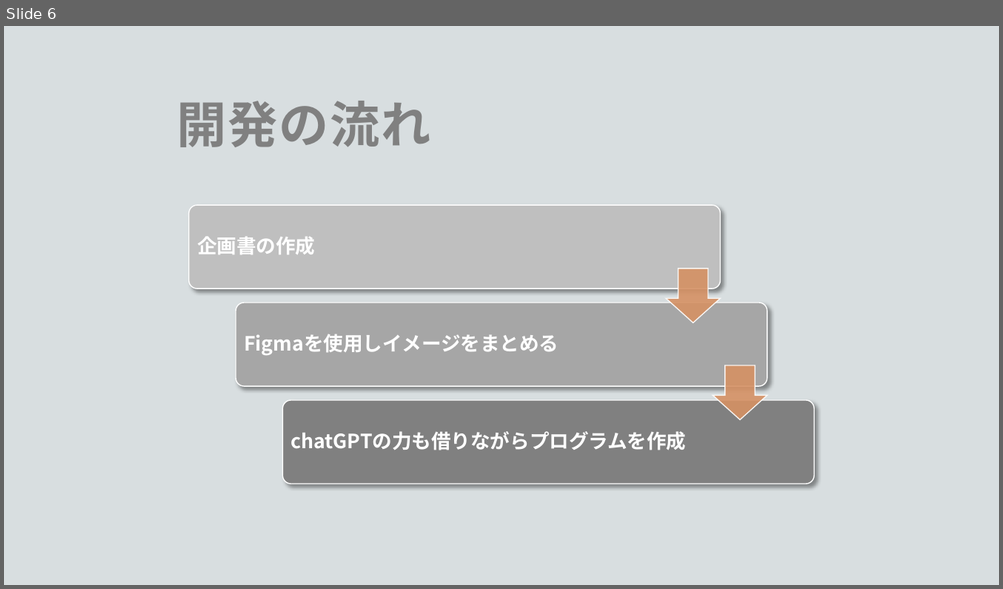
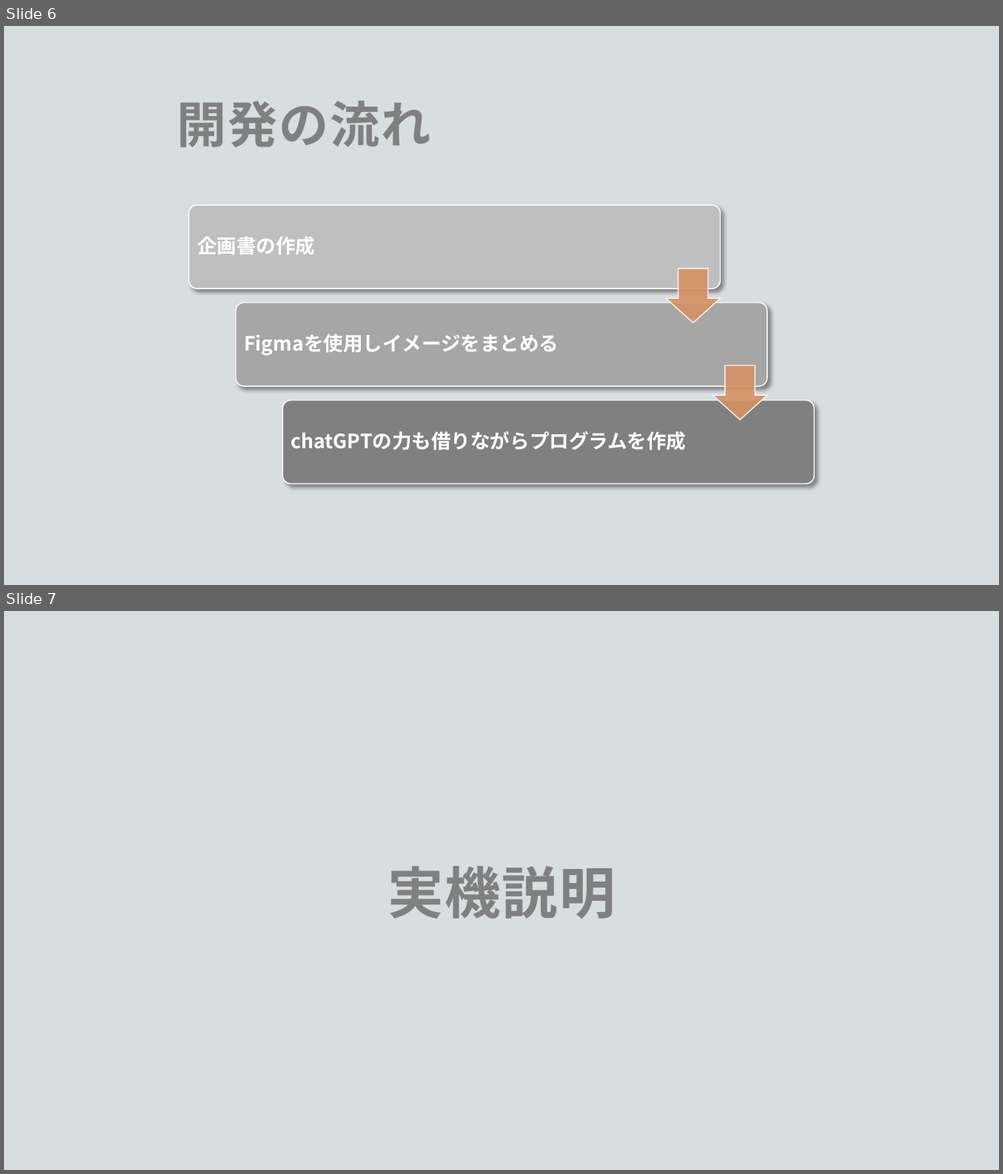
Before and after one commit to mksu000/foodloss2024, a slide deck: 造酒翔・三瓶眞.pptx. Shown one above the other, each under a label of ours: slide 6 before the commit, slides 6 and 7 after it. The pictures are 1003x589 and 1003x1174 pixels, drawn with LibreOffice and Linux fonts; fonts in the diff are those of the drawing; background and template pictures are left out. Boxes give left, top, right and bottom in pixels: in the first picture for what was removed or moved away, otherwise in the second. Text is boxed around its words. In the diff, an @@ line names an element or a change of style, - is before the commit and + after.

```diff
--- a/造酒翔・三瓶眞.pptx
+++ b/造酒翔・三瓶眞.pptx
@@ slide 7 added at <box>4,611,999,1170</box>, background #FFFFFF; not listed: 1 template element that a slide beside it also shows @@
@@ title added at <box>387,866,615,919</box>, 54 pt, text #808080, bold @@
+実機説明
```
Also in this commit, not shown: 3 slides changed.
